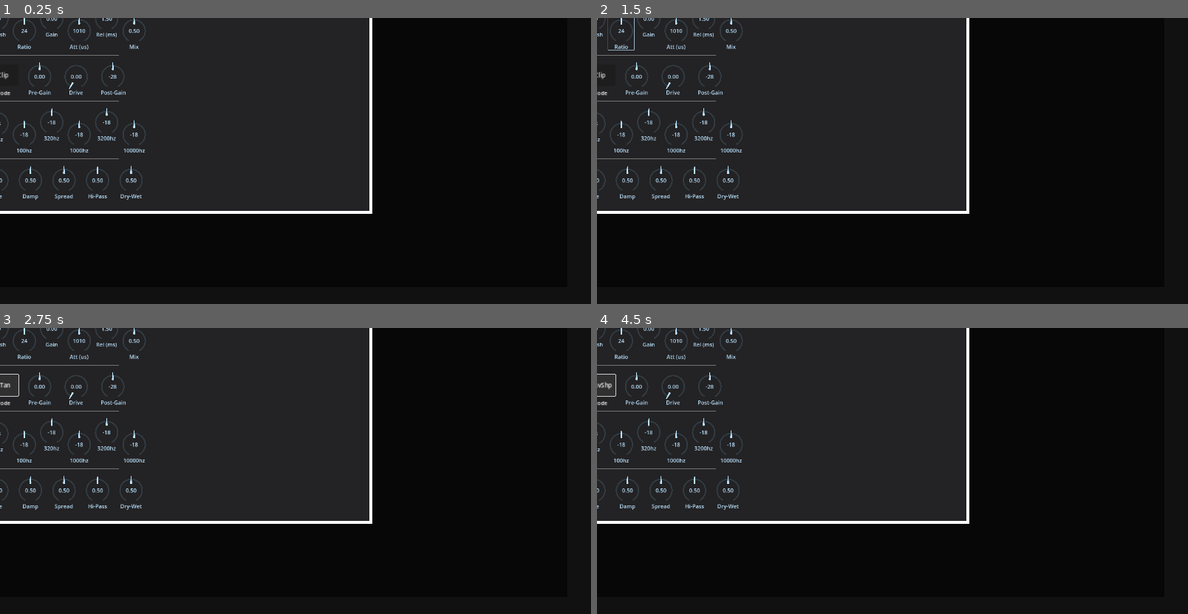
Above: before the commit, frames 1-4 (two rows, left to right).
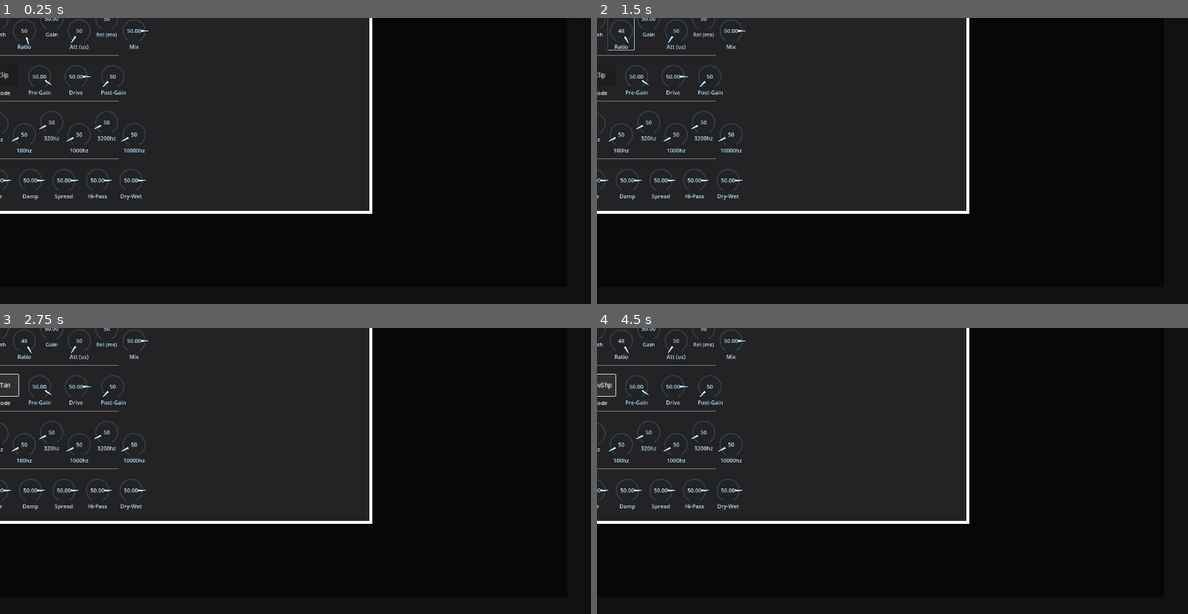
Above: after the commit, the same moments.

Repository: JulienToumieh/bsteppr
Game: Godot game, scene res://scenes/settings_popup.tscn
The game is run twice, just before and just after one commit, with the same random seed, the same clock (stepped at 60 frames per second) and the same inputs. This scene is started directly instead of the project's main scene.
Inputs (mouse positions are in pixels of both pictures, inside the frame that each line leads up to):
- Up to frame 1 (0.25 s): no input
- Up to frame 2 (1.5 s): click (750, 92) at 0.5 s; click (620, 35) at 1.27 s
- Up to frame 3 (2.75 s): click "Clip" at 2 s
- Up to frame 4 (4.5 s): click "ATan" at 2.75 s; click "LoFi" at 3.5 s; click "OvrDrv" at 4.25 s

The runs differ from the first frame. In frame 1, 0.6% of the frame differs, in the area x 0-26%, y 0-58%; in frame 2, 0.6%; in frame 3, 0.6%; in frame 4, 0.6%.

Commit message:
Changed default knob value behavior

Diff:
--- a/components/knob.gd
+++ b/components/knob.gd
@@ -7,13 +7,17 @@
 @export var maxVal = 100
 @export var integer = false
 
-@export var pos = 50
+@export var initVal = 50
+
+var pos
 
 var pressed = false
 
 var startPos = 0
 
 func _ready():
+	pos = (initVal - minVal) * 100.0 / (maxVal - minVal)
+
 	$KnobArrow.rotation_degrees = (pos * 2.0 / 100.0) * 150.0 - 150.0
 	var val = minVal + (maxVal - minVal) * pos / 100.0
 	if abs(abs(maxVal) - abs(minVal)) > 5:
@@ -23,7 +27,7 @@
 	$Label.text = name
 
 
-func _process(delta):
+func _process(_delta):
 	if pressed:
 		if abs((get_global_mouse_position() - startPos).y) > abs((get_global_mouse_position() - startPos).x):
 			pos -= (get_global_mouse_position() - startPos).y / 2
--- a/components/knob.tscn
+++ b/components/knob.tscn
@@ -8,8 +8,6 @@
 modulate = Color(0.73251, 0.891023, 1, 1)
 scale = Vector2(0.65, 0.65)
 script = ExtResource("1_hcu6u")
-minVal = 1
-maxVal = 2
 
 [node name="bKnob" type="Button" parent="."]
 offset_left = -53.0
